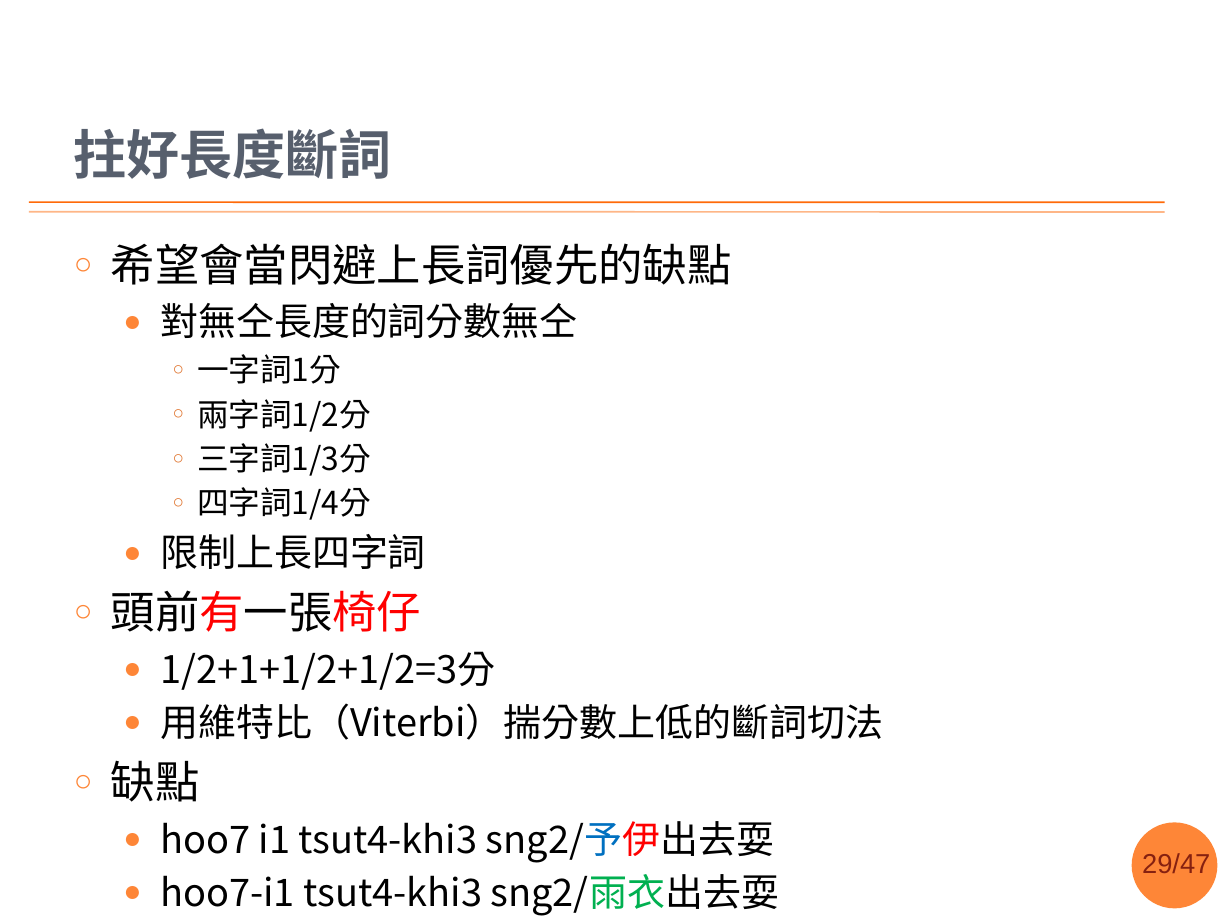
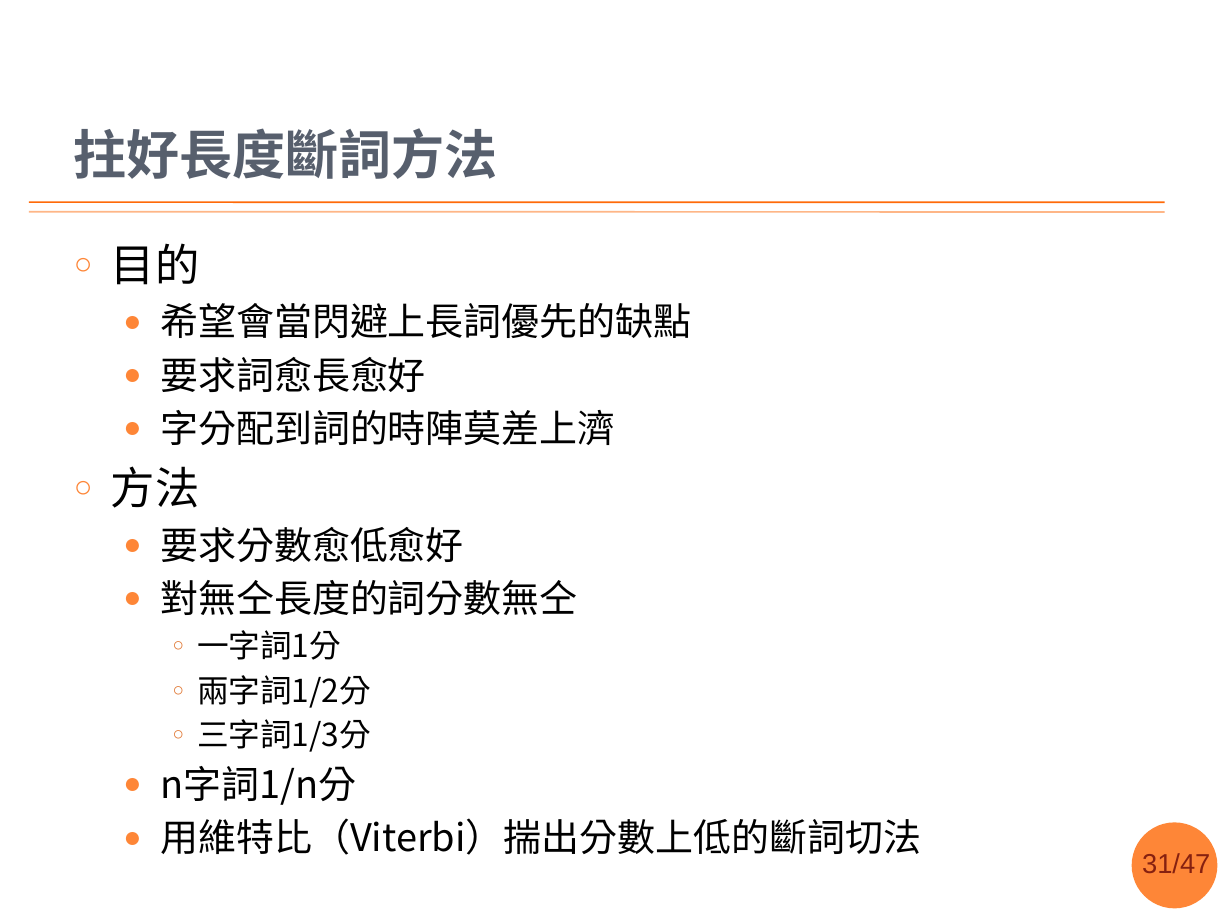
Before and after one commit to sih4sing5hong5/po3-ko3_tau5-iann2-phinn3, a slide deck: slide 31 of 翻譯報告.pptx (slide 29 before the commit). Drawn at 1232x924 pixels with LibreOffice and Linux fonts; fonts in the diff are those of the drawing; background and template pictures are left out. Boxes give left, top, right and bottom in pixels: in the first picture for what was removed or moved away, otherwise in the second. Text is boxed around its words. In the diff, an @@ line names an element or a change of style, - is before the commit and + after.

```diff
--- a/翻譯報告.pptx
+++ b/翻譯報告.pptx
@@ title at (74,128,498,179): text changed @@
-拄好長度斷詞
+拄好長度斷詞方法
@@ text at (111,243,200,285): paragraph added @@
+○ 目的
@@ text at (160,303,692,338): size 25.9 to 22.2 pt in "希望會當閃避上長詞優先的缺點"; bullet ○ to ●; list level 1 to 2 in "希望會當閃避上長詞優先的缺點" @@
@@ text at (111,357,616,562): paragraphs added @@
+  ● 要求詞愈長愈好
+  ● 字分配到詞的時陣莫差上濟
+○ 方法
+  ● 要求分數愈低愈好
@@ text at (160,766,921,855): text changed @@
-    ○ 四字詞1/4分
-  ● 限制上長四字詞
-○ 頭前有一張椅仔
-  ● 1/2+1+1/2+1/2=3分
-  ● 用維特比（Viterbi）揣分數上低的斷詞切法
-○ 缺點
-  ● hoo7 i1 tsut4-khi3 sng2/予伊出去耍
-  ● hoo7-i1 tsut4-khi3 sng2/雨衣出去耍
+  ● n字詞1/n分
+  ● 用維特比（Viterbi）揣出分數上低的斷詞切法
@@ page number at (1142,853,1210,873): text changed @@
-29/47
+31/47
```
Also in this commit, not shown: 14 other slides changed, 4 slides added, 3 slides removed.
